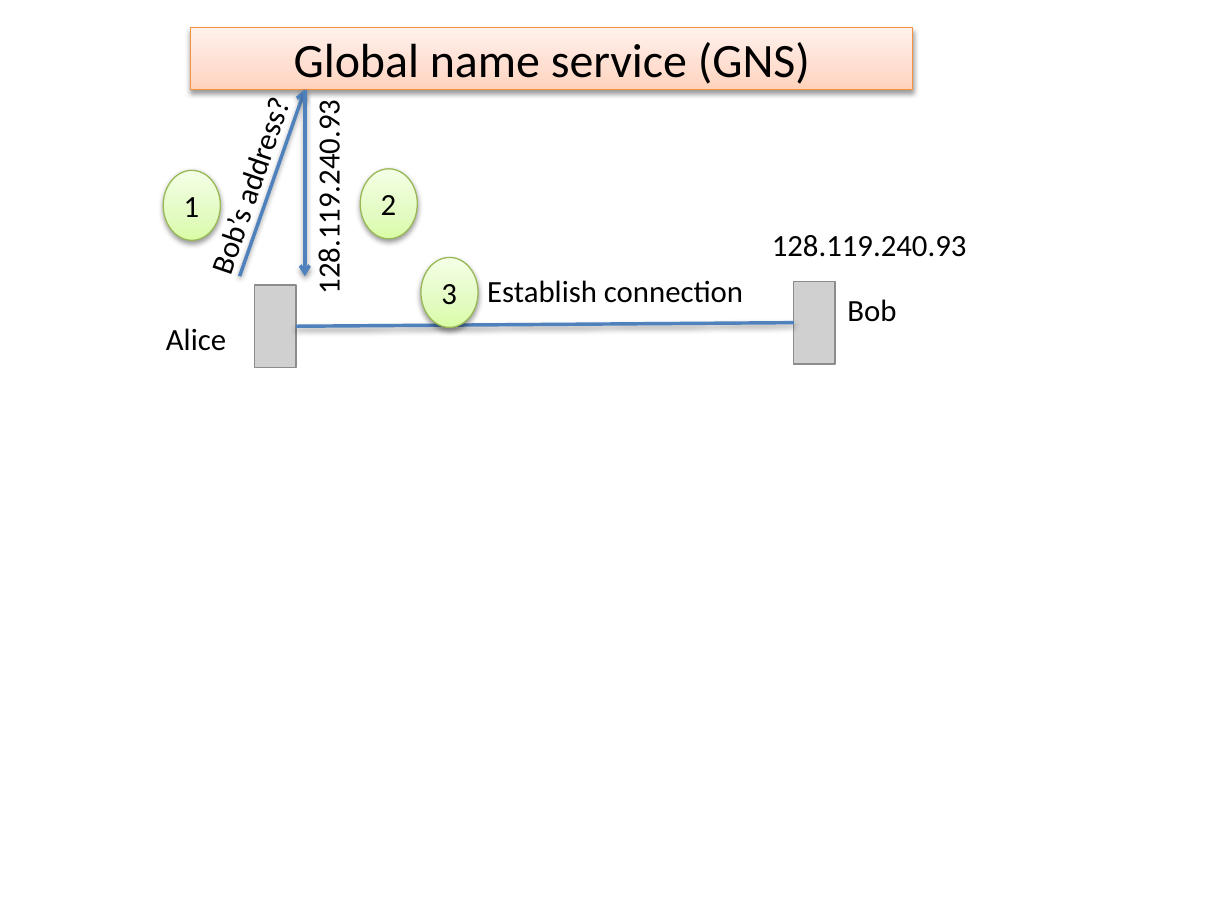
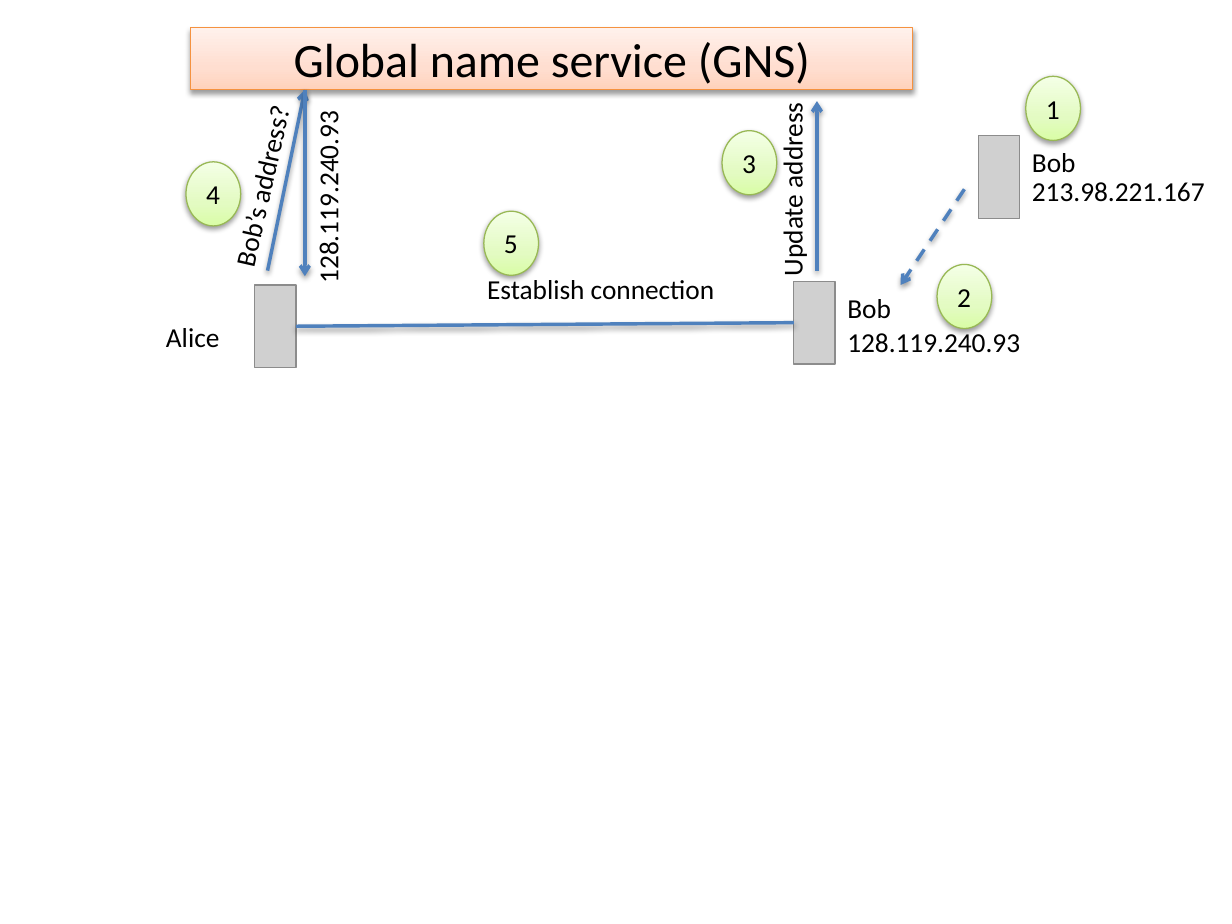
Before and after one commit to id22/thesis, a slide deck: slide 2 of Presentation1.pptx. Drawn at 1232x924 pixels with LibreOffice and Linux fonts; fonts in the diff are those of the drawing; grey boxes stand for pictures. Boxes give left, top, right and bottom in pixels: in the first picture for what was removed or moved away, otherwise in the second. Text is boxed around its words. In the diff, an @@ line names an element or a change of style, - is before the commit and + after.

```diff
--- a/Presentation1.pptx
+++ b/Presentation1.pptx
@@ text "Bob’s address?": place and size @@
-text "Bob’s address?" at [201, 214, 256, 275]
+text "Bob’s address?" at [228, 215, 272, 267]
@@ text "Bob’s address?" at [228, 215, 272, 267]: size 18 to 16 pt; rotation 288 to 282 degrees @@
@@ ellipse "1": place and size @@
-ellipse "1" at [164, 170, 221, 240]
+ellipse "1" at [1026, 76, 1080, 140]
@@ arrow moved from (239, 276) - (304, 90) to (267, 271) - (304, 90) @@
@@ text "128.119.240.93": place and size @@
-text "128.119.240.93" at [310, 119, 348, 289]
+text "128.119.240.93" at [312, 128, 345, 279]
@@ text added at [777, 111, 810, 274], 16 pt, text #000000 @@
+Update address
@@ arrow added from (817, 271) to (817, 101), #4F81BD 2 pt @@
@@ size 18 to 16 pt in 8 elements at [847, 299, 891, 318], [312, 128, 345, 279], [166, 328, 219, 348], [487, 276, 714, 300], [847, 330, 1020, 353], [1026, 76, 1080, 140], [938, 265, 992, 329], [722, 131, 776, 195] @@
@@ ellipse "3": place and size @@
-ellipse "3" at [421, 257, 478, 328]
+ellipse "3" at [722, 131, 776, 195]
@@ picture added at [978, 136, 1020, 218] @@
@@ ellipse added at [186, 161, 240, 225], fill gradient #DAFDA7 to #E4FCC2 to #F5FFE7, outline #98B955 0.75 pt, 16 pt, text #000000 @@
+4
@@ text added at [1032, 153, 1076, 172], 16 pt, text #000000 @@
+Bob
@@ arrow added from (965, 190) to (901, 285), #4F81BD 2 pt dashed @@
@@ text added at [1032, 182, 1205, 202], 16 pt, text #000000 @@
+213.98.221.167
@@ ellipse added at [484, 211, 538, 275], fill gradient #DAFDA7 to #E4FCC2 to #F5FFE7, outline #98B955 0.75 pt, 16 pt, text #000000 @@
+5
@@ ellipse "2": place and size @@
-ellipse "2" at [360, 169, 416, 239]
+ellipse "2" at [938, 265, 992, 329]
@@ text "128.119.240.93": place and size @@
-text "128.119.240.93" at [772, 235, 967, 257]
+text "128.119.240.93" at [847, 330, 1020, 353]
```
Also in this commit, not shown: 18 other files.
